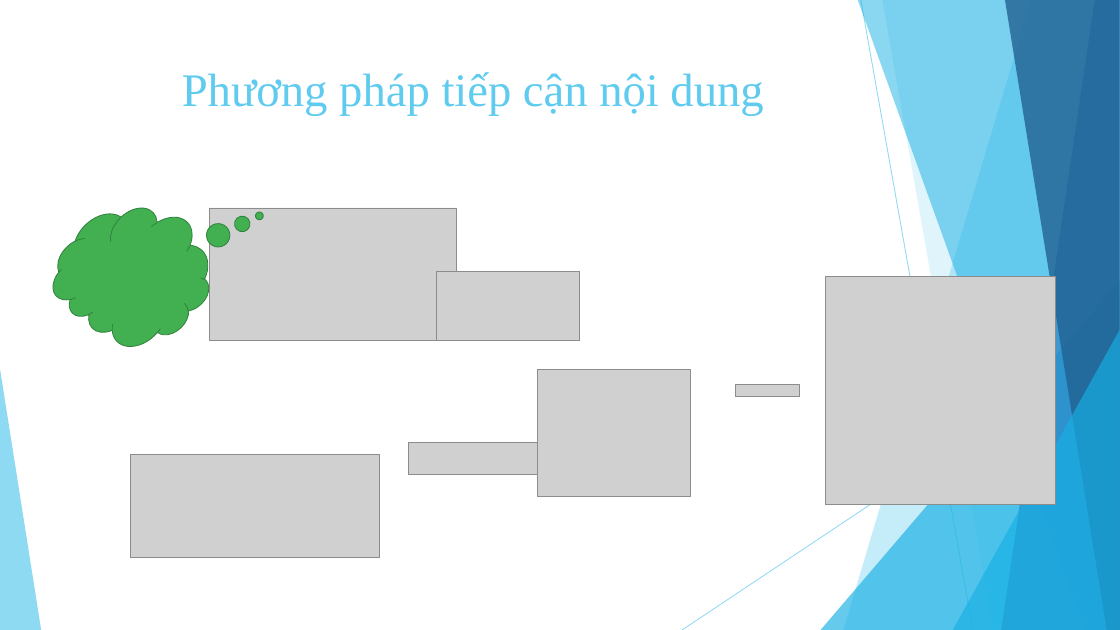
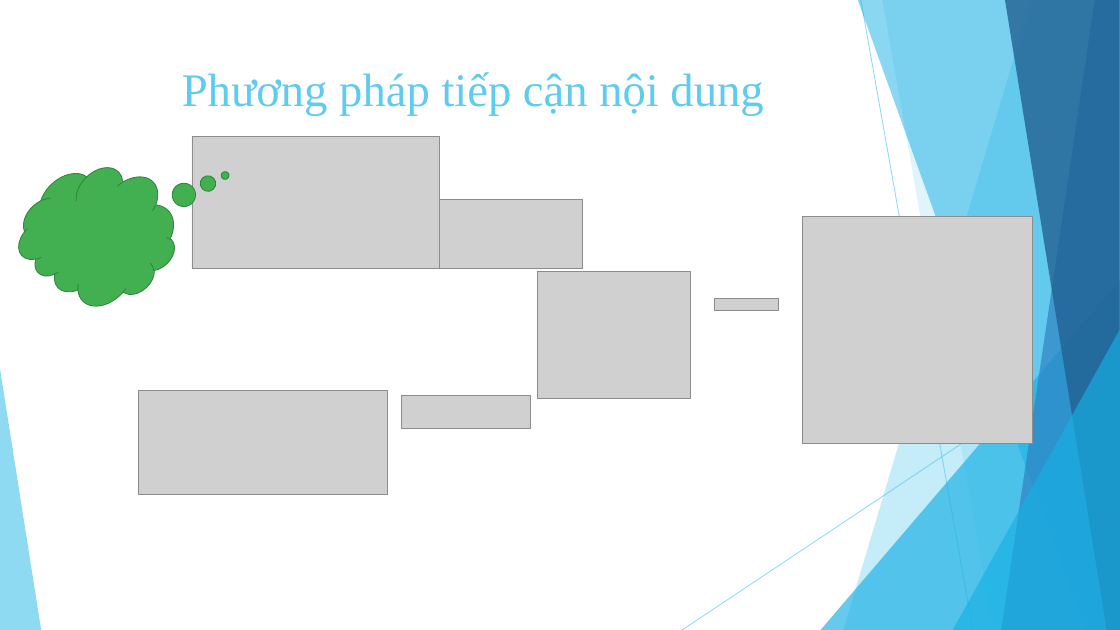
Before and after one commit to tuyennta/JobRecSys, a slide deck: slide 10 of Documents/Báo cáo/Bao cao KLTN.pptx (slide 7 before the commit). Drawn at 1120x630 pixels with LibreOffice and Linux fonts; fonts in the diff are those of the drawing; grey boxes stand for pictures. Boxes give left, top, right and bottom in pixels: in the first picture for what was removed or moved away, otherwise in the second. Text is boxed around its words. In the diff, an @@ line names an element or a change of style, - is before the commit and + after.

```diff
--- a/Documents/Báo cáo/Bao cao KLTN.pptx
+++ b/Documents/Báo cáo/Bao cao KLTN.pptx
@@ thought cloud moved from (x1=34, y1=174, x2=237, y2=376) to (x1=0, y1=133, x2=203, y2=336) @@
@@ picture moved from (x1=210, y1=208, x2=457, y2=341) to (x1=192, y1=136, x2=439, y2=269) @@
@@ picture moved from (x1=437, y1=271, x2=580, y2=341) to (x1=439, y1=199, x2=582, y2=269) @@
@@ picture moved from (x1=825, y1=276, x2=1055, y2=504) to (x1=802, y1=216, x2=1033, y2=444) @@
@@ picture moved from (x1=538, y1=370, x2=690, y2=497) to (x1=538, y1=271, x2=690, y2=398) @@
@@ picture moved from (x1=735, y1=385, x2=799, y2=397) to (x1=714, y1=298, x2=778, y2=311) @@
@@ picture moved from (x1=130, y1=455, x2=380, y2=558) to (x1=139, y1=391, x2=388, y2=494) @@
@@ picture moved from (x1=408, y1=443, x2=538, y2=476) to (x1=401, y1=396, x2=530, y2=429) @@
```
Also in this commit, not shown: 3 other slides changed, 4 slides added, 1 slide removed.
